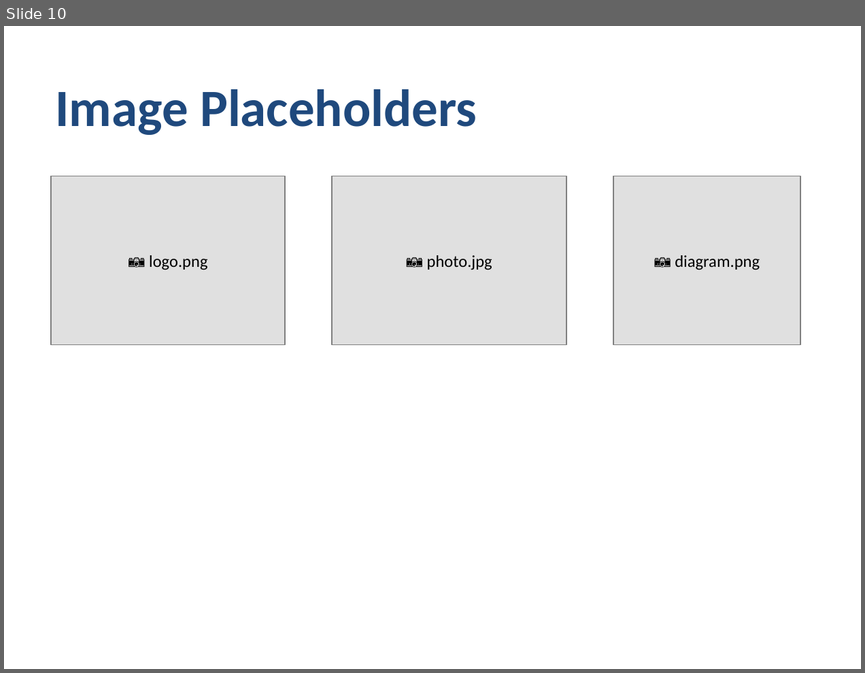
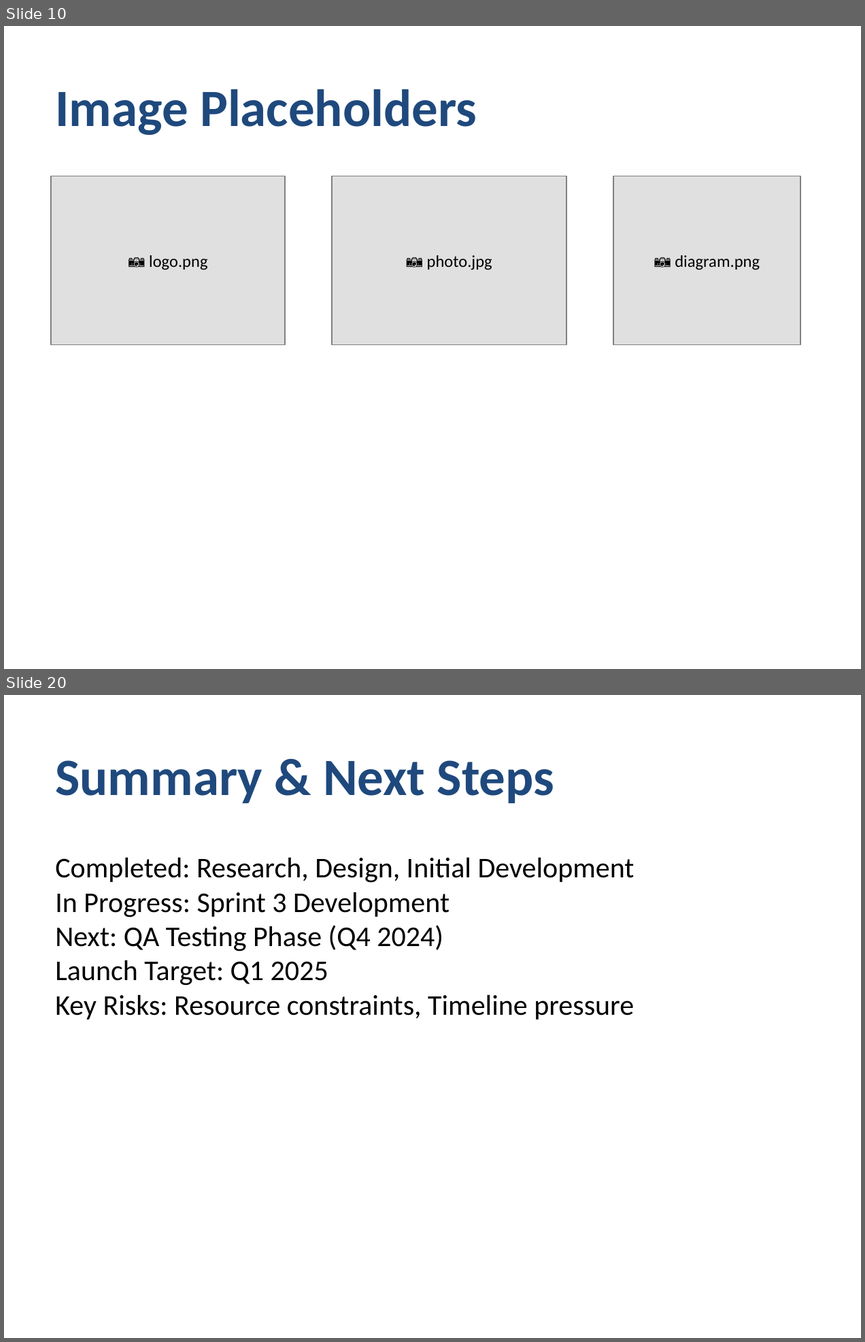
Before and after one commit to awol2005ex/ppt-rs, a slide deck: comprehensive_demo.pptx. Shown one above the other, each under a label of ours: slide 10 before the commit, slides 10 and 20 after it; the slides between them are not shown. The pictures are 865x673 and 865x1342 pixels, drawn with LibreOffice and Linux fonts; fonts in the diff are those of the drawing. Boxes give left, top, right and bottom in pixels: in the first picture for what was removed or moved away, otherwise in the second. Text is boxed around its words. In the diff, an @@ line names an element or a change of style, - is before the commit and + after.

```diff
--- a/comprehensive_demo.pptx
+++ b/comprehensive_demo.pptx
@@ slide 20 added at bbox=[4, 695, 861, 1338], background #FFFFFF @@
@@ text added at bbox=[55, 760, 554, 803], 44 pt, text #1F497D, bold @@
+Summary & Next Steps
@@ text added at bbox=[55, 857, 634, 1019], 24 pt, text #000000 @@
+Completed: Research, Design, Initial Development
+In Progress: Sprint 3 Development
+Next: QA Testing Phase (Q4 2024)
+Launch Target: Q1 2025
+Key Risks: Resource constraints, Timeline pressure
```
Also in this commit, not shown: 9 other slides added, 14 other files.
